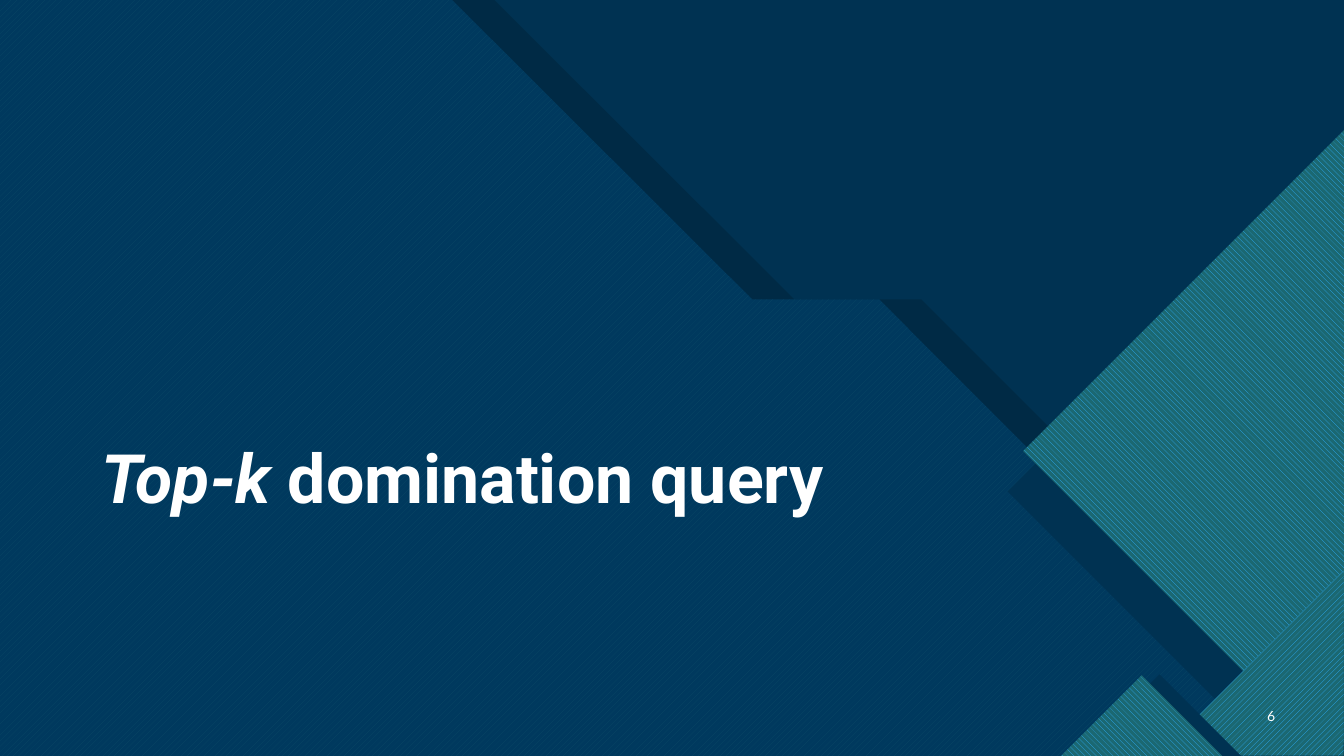
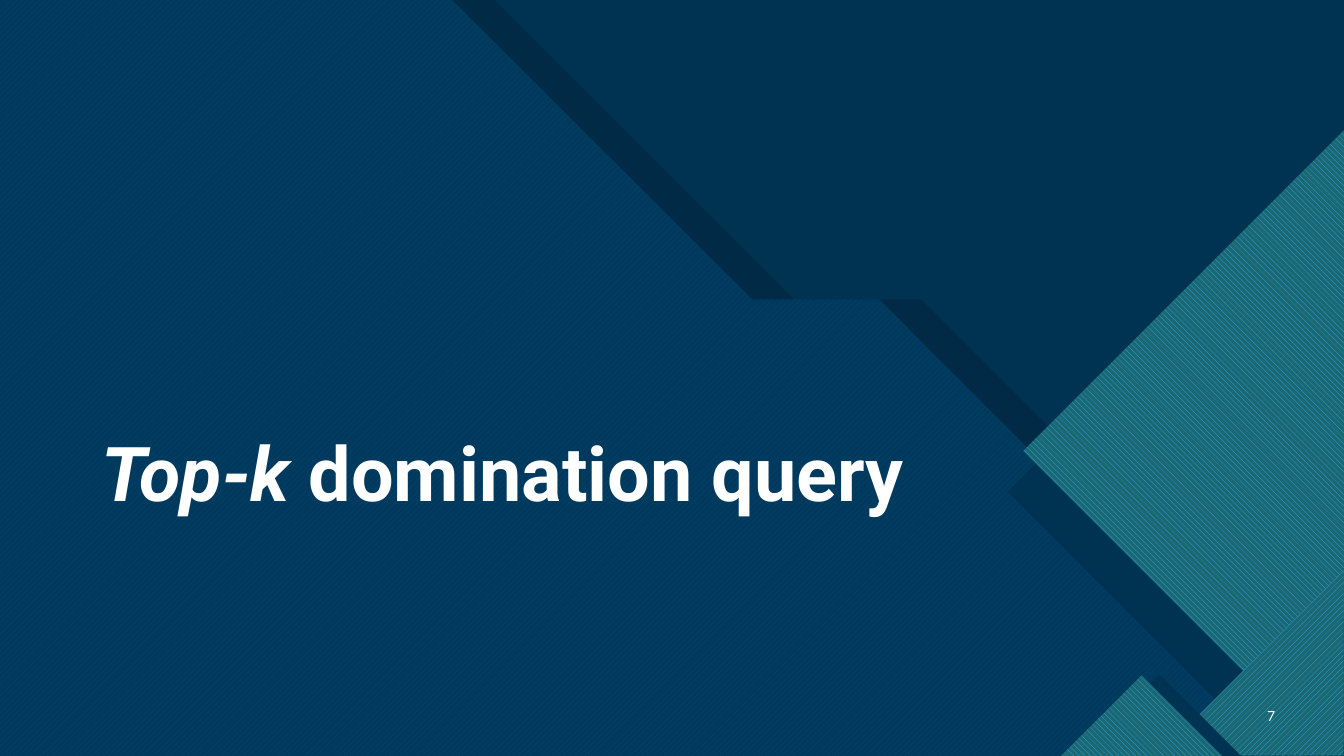
Before and after one commit to MnAppsNet/DominanceQueries, a slide deck: slide 7 of report_presentation.pptx (slide 6 before the commit). Drawn at 1344x756 pixels with LibreOffice and Linux fonts; fonts in the diff are those of the drawing; background and template pictures are left out; a plain dark background stands for a picture behind light text. Boxes give left, top, right and bottom in pixels: in the first picture for what was removed or moved away, otherwise in the second. Text is boxed around its words. In the diff, an @@ line names an element or a change of style, - is before the commit and + after.

```diff
--- a/report_presentation.pptx
+++ b/report_presentation.pptx
@@ title "Top-k domination query" at (102, 444, 903, 517): size 48.6 to 54 pt @@
@@ page number at (1267, 710, 1275, 725): text changed @@
-6
+7
```
Also in this commit, not shown: 6 other slides changed, 2 slides added.
